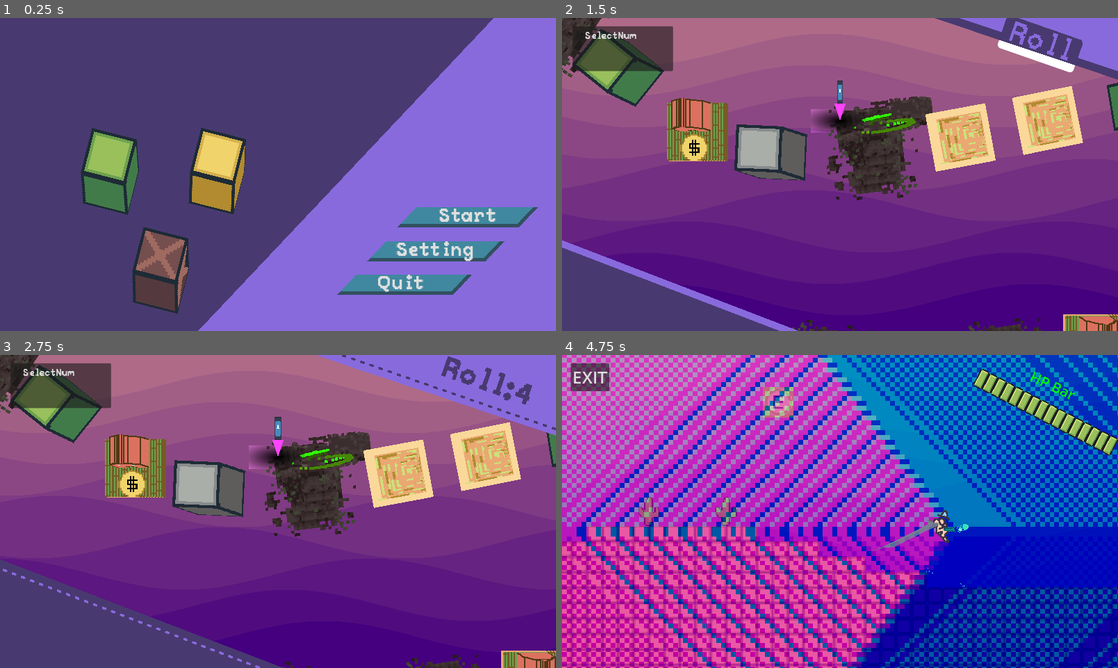
Above: before the commit, frames 1-4 (two rows, left to right).
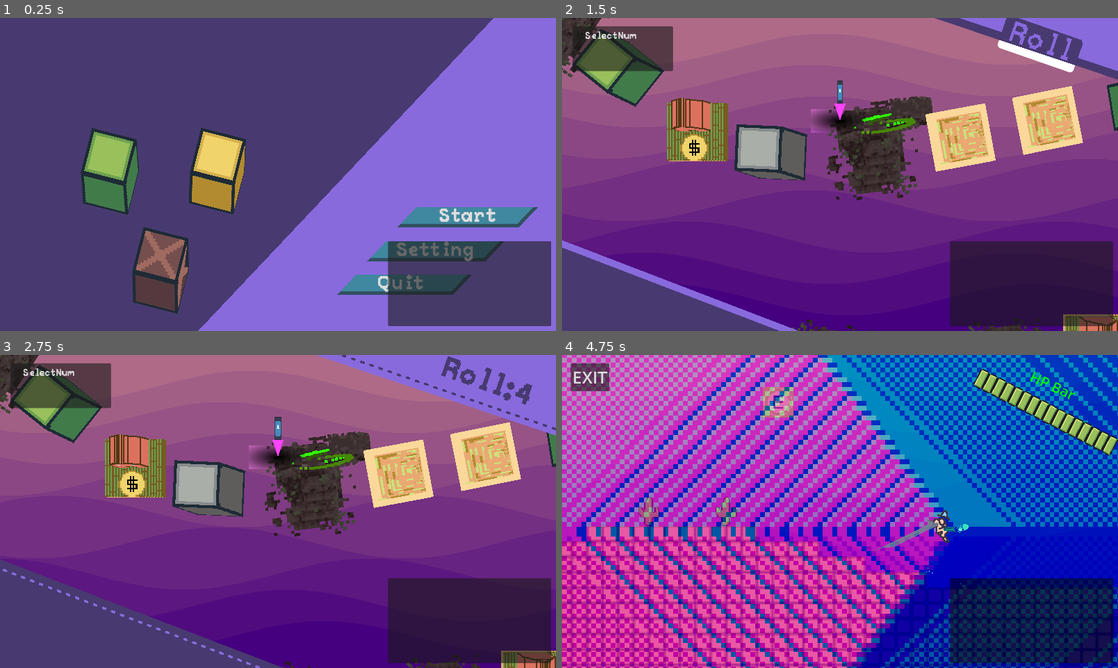
Above: after the commit, the same moments.

Repository: DennisFan11/Runeopoly
Game: Godot game, scene res://MainMenu/MainMenu.tscn
Two runs of this game, one before a commit and one after it. Both use one fixed random seed, a clock stepped at 60 frames per second and the inputs below. The engine's default icon, where the game draws it, is replaced by a stand-in: a white triangle on a blue panel in a dark square. Sound files missing from this copy of the repository are replaced by a short silence.
Inputs (mouse positions are in pixels of both pictures, inside the frame that each line leads up to):
- Up to frame 1 (0.25 s): no input
- Up to frame 2 (1.5 s): click "Start" at 0.5 s; move the mouse to (962, 158) at 1.27 s; press the mouse at (962, 158) at 1.28 s; hold D (right) from 1.28 s (still down)
- Up to frame 3 (2.75 s): tap Space (jump) at 1.52 s; tap E (item_switch) at 1.55 s; release D (right) at 2 s; release the mouse at (400, 495) at 2 s; click "Roll" at 2 s
- Up to frame 4 (4.75 s): click "SelectNum" at 2.75 s; drag from (728, 527) to (812, 574) at 3.52 s; move the mouse to (895, 442) at 4.27 s; hold D (right) from 4.28 s (still down); hold E (item_switch) from 4.28 s (still down); right-click (895, 442) at 4.35 s; click (895, 442) at 4.42 s

The runs differ from the first frame. In frame 1, 8.0% of the frame differs, in the area x 69-100%, y 71-99%; in frame 2, 7.9%; in frame 3, 7.9%; in frame 4, 8.0%.

Commit message:
add message

Diff:
--- a/GameLoopFSM/GameLoopFSM.gd
+++ b/GameLoopFSM/GameLoopFSM.gd
@@ -61,6 +61,7 @@
 
 	match _state:
 		UI_ROLL:
+			SoundManager.play_bgm(SoundManager.BGM.BGM)
 			_GameBoard.visible = true
 			$Camera2D.enabled = true
 			pass
@@ -74,6 +75,7 @@
 				_state = EXPLORE
 				_update()
 		EXPLORE:
+			SoundManager.play_bgm(SoundManager.BGM.FIGHTING_BGM)
 			pass
 
 func _CutSceneCenter():
--- a/MainMenu/MainMenu.tscn
+++ b/MainMenu/MainMenu.tscn
@@ -17,6 +17,7 @@
 [ext_resource type="Texture2D" uid="uid://b1ly4562lqbye" path="res://GameLoopFSM/_Blocks/BlockAsset/city_block.png" id="15_bifc0"]
 [ext_resource type="Texture2D" uid="uid://c724ldrog211i" path="res://GameLoopFSM/_Blocks/BlockAsset/desert_block.png" id="16_h43mf"]
 [ext_resource type="Texture2D" uid="uid://br8hlyx7mhn5l" path="res://GameLoopFSM/_Blocks/BlockAsset/forest_block.png" id="17_73ffs"]
+[ext_resource type="Script" path="res://MainMenu/control.gd" id="18_lamqa"]
 
 [sub_resource type="ShaderMaterial" id="ShaderMaterial_u0b8p"]
 resource_local_to_scene = true
@@ -522,14 +523,15 @@
 metadata/_edit_vertical_guides_ = [221.0]
 
 [node name="CanvasLayer" type="CanvasLayer" parent="."]
+visible = false
 
 [node name="Title" type="RichTextLabel" parent="CanvasLayer"]
 offset_left = 65.0
 offset_top = 95.0
 offset_right = 665.0
 offset_bottom = 245.0
-rotation = -0.191538
-scale = Vector2(1.03877, 1.03877)
+rotation = -0.0429627
+scale = Vector2(1.0594, 1.0594)
 pivot_offset = Vector2(300, 75)
 theme_override_fonts/normal_font = ExtResource("3_b3663")
 bbcode_enabled = true
@@ -583,20 +585,20 @@
 [node name="PlayerStartIcon" type="Sprite2D" parent="CanvasLayer/PlayerIcon"]
 unique_name_in_owner = true
 visible = false
-scale = Vector2(0.509254, 1)
+scale = Vector2(-0.488984, 1)
 texture = ExtResource("10_wdafw")
 script = ExtResource("9_k1g2b")
 
 [node name="PlayerSettingIcon" type="Sprite2D" parent="CanvasLayer/PlayerIcon"]
 unique_name_in_owner = true
-scale = Vector2(0.509254, 1)
+scale = Vector2(-0.488984, 1)
 texture = ExtResource("11_ukgpi")
 script = ExtResource("9_k1g2b")
 
 [node name="PlayerQuitIcon" type="Sprite2D" parent="CanvasLayer/PlayerIcon"]
 unique_name_in_owner = true
 visible = false
-scale = Vector2(0.509254, 1)
+scale = Vector2(-0.488984, 1)
 texture = ExtResource("8_vb0yj")
 script = ExtResource("9_k1g2b")
 
@@ -618,7 +620,7 @@
 [node name="Block" type="Node2D" parent="CanvasLayer/BlockController"]
 unique_name_in_owner = true
 position = Vector2(-1, -72)
-rotation = 771.682
+rotation = 931.066
 scale = Vector2(4, 4)
 script = ExtResource("3_dh3db")
 texture = ExtResource("15_bifc0")
@@ -626,7 +628,7 @@
 [node name="Block2" type="Node2D" parent="CanvasLayer/BlockController"]
 unique_name_in_owner = true
 position = Vector2(-78, 65)
-rotation = 771.682
+rotation = 931.066
 scale = Vector2(4, 4)
 script = ExtResource("3_dh3db")
 texture = ExtResource("16_h43mf")
@@ -634,7 +636,7 @@
 [node name="Block3" type="Node2D" parent="CanvasLayer/BlockController"]
 unique_name_in_owner = true
 position = Vector2(68, 64.6667)
-rotation = 771.682
+rotation = 931.066
 scale = Vector2(4, 4)
 script = ExtResource("3_dh3db")
 texture = ExtResource("17_73ffs")
@@ -698,6 +700,38 @@
 [node name="Camera2D" type="Camera2D" parent="."]
 position = Vector2(370, 2272)
 
+[node name="messageUI" type="CanvasLayer" parent="."]
+
+[node name="Control" type="Control" parent="messageUI"]
+layout_mode = 3
+anchors_preset = 15
+anchor_right = 1.0
+anchor_bottom = 1.0
+grow_horizontal = 2
+grow_vertical = 2
+mouse_filter = 2
+script = ExtResource("18_lamqa")
+
+[node name="Panel" type="Panel" parent="messageUI/Control"]
+layout_mode = 0
+offset_left = 804.0
+offset_top = 462.0
+offset_right = 1142.0
+offset_bottom = 638.0
+mouse_filter = 2
+
+[node name="VBoxContainer" type="VBoxContainer" parent="messageUI/Control/Panel"]
+unique_name_in_owner = true
+layout_mode = 1
+anchors_preset = 15
+anchor_right = 1.0
+anchor_bottom = 1.0
+offset_top = -453.0
+grow_horizontal = 2
+grow_vertical = 2
+mouse_filter = 2
+alignment = 2
+
 [connection signal="mouse_entered" from="CanvasLayer/Control/StartButton" to="." method="_on_start_button_mouse_entered"]
 [connection signal="pressed" from="CanvasLayer/Control/StartButton" to="." method="_on_start_button_pressed"]
 [connection signal="mouse_entered" from="CanvasLayer/Control/SettingButton" to="." method="_on_setting_button_mouse_entered"]
--- /dev/null
+++ b/MainMenu/control.gd
@@ -0,0 +1,15 @@
+extends Control
+
+func _ready() -> void:
+	MessageManager.message.connect(add_text)
+var arr = []
+func add_text(str:String):
+	var node = RichTextLabel.new()
+	node.bbcode_enabled = true
+	node.custom_minimum_size.y = 25.0
+	node.text = str
+	%VBoxContainer.add_child(node)
+	arr.append(node)
+	print("new message!", str)
+	if arr.size()>=10:
+		arr.pop_front().queue_free()
--- a/Shop/iAgile/Agile.gd
+++ b/Shop/iAgile/Agile.gd
@@ -10,4 +10,5 @@
 func buyed(): # 敏捷: 加快移動速度, 衝刺cd 縮短
 	InstanceGetter.get_player().ACCELERATION *= 2.0
 	InstanceGetter.get_player().MAX_SPEED *= 2.0
+	MessageManager.new_message("[color=green]Player buyed \"Agile\"[/color]")
 	super()
--- a/Shop/iGoldenTouch/golden_touch.gd
+++ b/Shop/iGoldenTouch/golden_touch.gd
@@ -9,5 +9,5 @@
 
 func buyed(): # 黃金之觸：擊敗敵人後，敵人掉落的金幣增加。疊加後掉落率和金幣量進一步提升
 	Enemy.GOLD_LEVEL += 0.5
-
+	MessageManager.new_message("[color=green]Player buyed \"GoldenTouch\"[/color]")
 	super()
--- a/Shop/iRegeneration/regeneration.gd
+++ b/Shop/iRegeneration/regeneration.gd
@@ -9,4 +9,5 @@
 
 func buyed(): # 再生力：每隔一定時間恢復一定比例的生命值。疊加後，恢復速度和恢復量提升。
 	InstanceGetter.get_player().REGEN += 10
+	MessageManager.new_message("[color=green]Player buyed \"Regeneration\"[/color]")
 	super()
--- a/Shop/iToxicSpread/toxic_spread.gd
+++ b/Shop/iToxicSpread/toxic_spread.gd
@@ -10,4 +10,5 @@
 func buyed(): # **毒霧擴散**：擊敗敵人後釋放毒霧，使範圍內敵人持續受到毒性傷害。疊加後，毒霧範圍和持續時間增加。
 	Enemy.TOXIC_PERK = true
 	ToxicArea.LEVEL += 1
+	MessageManager.new_message("[color=green]Player buyed \"ToxicSpread\"[/color]")
 	super()
--- a/Shop/iVampire/vampire.gd
+++ b/Shop/iVampire/vampire.gd
@@ -9,4 +9,5 @@
 
 func buyed(): # 吸血: 可吸取一部份傷害
 	Enemy.VAMPIRE_PERK += 0.1
+	MessageManager.new_message("[color=green]Player buyed \"Vampire\"[/color]")
 	super()
--- /dev/null
+++ b/Sound/SoundManager.gd
@@ -0,0 +1,65 @@
+extends Node
+
+
+
+enum BGM {BGM, FIGHTING_BGM}
+enum EFFECT {ATTACK, BEATTACK, PLAYER_DIE, MONSTER_DIE}
+
+
+
+var bgms = {
+	BGM.BGM: preload("res://Sound/bgm.mp3"),
+	BGM.FIGHTING_BGM: preload("res://Sound/打架中bgm.mp3")
+}
+
+var effects = {
+	EFFECT.ATTACK: preload("res://Sound/攻擊.mp3"),
+	EFFECT.BEATTACK: preload("res://Sound/被攻擊.mp3"),
+	EFFECT.PLAYER_DIE: preload("res://Sound/死亡.mp3"),
+	EFFECT.MONSTER_DIE: preload("res://Sound/怪物死亡.mp3")
+}
+
+
+
+
+
+
+
+
+@onready var _bgm_player := AudioStreamPlayer.new()
+@onready var _effect_player := AudioStreamPlayer.new()
+
+#var sound_arr := []
+func play_effect(e:EFFECT):
+	var new_sound := AudioStreamPlayer.new()
+
+	new_sound.finished.connect(new_sound.queue_free)
+	new_sound.stream = effects[e]
+
+	add_child(new_sound)
+	new_sound.play()
+
+func play_bgm(e:BGM):
+	_bgm_player.stream = bgms[e]
+	_bgm_player.play()
+
+
+
+func ui_click():
+	_effect_player.stream = preload("res://Sound/UI點擊.mp3")
+	_effect_player.play()
+
+
+func _ready() -> void:
+	add_child(_bgm_player)
+	add_child(_effect_player)
+	_bgm_player.finished.connect(_bgm_player.play)
+
+
+func _input(event: InputEvent) -> void:
+	if event.is_action_pressed("fire"):
+		#print("click")
+		ui_click()
+
+
+#
--- a/Unit/Enemy/enemy_class.gd
+++ b/Unit/Enemy/enemy_class.gd
@@ -13,6 +13,7 @@
 static var TOXIC_PERK:bool = false
 func hurt(value: float, guard_time:float=0.0): # 重寫
 	InstanceGetter.get_player()._hp += value*VAMPIRE_PERK
+	#SoundManager.play_effect(SoundManager.EFFECT.BEATTACK)
 	super(value, guard_time)
 
 static var GOLD_LEVEL = 0.2
@@ -24,3 +25,5 @@
 		ins.position = position
 		InstanceGetter.get_world().call_deferred("add_child", ins)
 	super()
+	SoundManager.play_effect(SoundManager.EFFECT.MONSTER_DIE)
+	MessageManager.new_message("[color=red]Enemy dead[/color]")
--- a/Unit/Weapon/Wand/wand.gd
+++ b/Unit/Weapon/Wand/wand.gd
@@ -7,7 +7,7 @@
 	_in_cd = true
 	get_tree().create_timer(CD).timeout.connect(_cd_over)
 	#print("fire")
-
+	SoundManager.play_effect(SoundManager.EFFECT.ATTACK)
 	var node:Bullet = scene.instantiate()
 	node.Spawn(%Marker2D.global_position, dir.normalized(), PLAYER)
 	_get_world().add_child(node)
--- a/Unit/player/player_class.gd
+++ b/Unit/player/player_class.gd
@@ -2,6 +2,11 @@
 extends Unit
 func get_team()-> int: # 由子類完成 給外部的接口
 	return PLAYER
+
+func hurt(value: float, guard_time:float=0.0): # 給外部的接口 # guard 為霸體時間
+	MessageManager.new_message("[color=red]Player been hurt ![/color]")
+	super(value, guard_time)
+
 
 static var ACCELERATION = 13.5 # 百分比
 var DECELERATION = 20.0
@@ -32,6 +37,8 @@
 #--------------------------以上為對外接口
 
 func _death(): # NOTE 死亡時自動呼叫 生命週期
+	SoundManager.play_effect(SoundManager.EFFECT.PLAYER_DIE)
+	MessageManager.new_message("[color=red]Player dead[/color]")
 	InstanceGetter.game_loop.GameOver()
 
 
--- /dev/null
+++ b/message_manager.gd
@@ -0,0 +1,4 @@
+extends Node
+signal message(str:String)
+func new_message(str:String):
+	message.emit(str)
--- a/project.godot
+++ b/project.godot
@@ -18,6 +18,8 @@
 [autoload]
 
 PathfindingServer="*res://GPU_pathfind/PathfindingServer.tscn"
+SoundManager="*res://Sound/SoundManager.gd"
+MessageManager="*res://message_manager.gd"
 
 [display]
 
Not shown: 1 places in MainMenu/MainMenu.tscn that only renumber resources
Not shown, added: Sound/UI點擊.mp3.import
Not shown, added: Sound/bgm.mp3.import
Not shown, added: Sound/怪物死亡.mp3.import
Not shown, added: Sound/打架中bgm.mp3.import
Not shown, added: Sound/攻擊.mp3.import
Not shown, added: Sound/死亡.mp3.import
Not shown, added: Sound/被攻擊.mp3.import
Not shown, added: Sound/UI點擊.mp3
Not shown, added: Sound/bgm.mp3
Not shown, added: Sound/怪物死亡.mp3
Not shown, added: Sound/打架中bgm.mp3
(and 3 more such lines)
